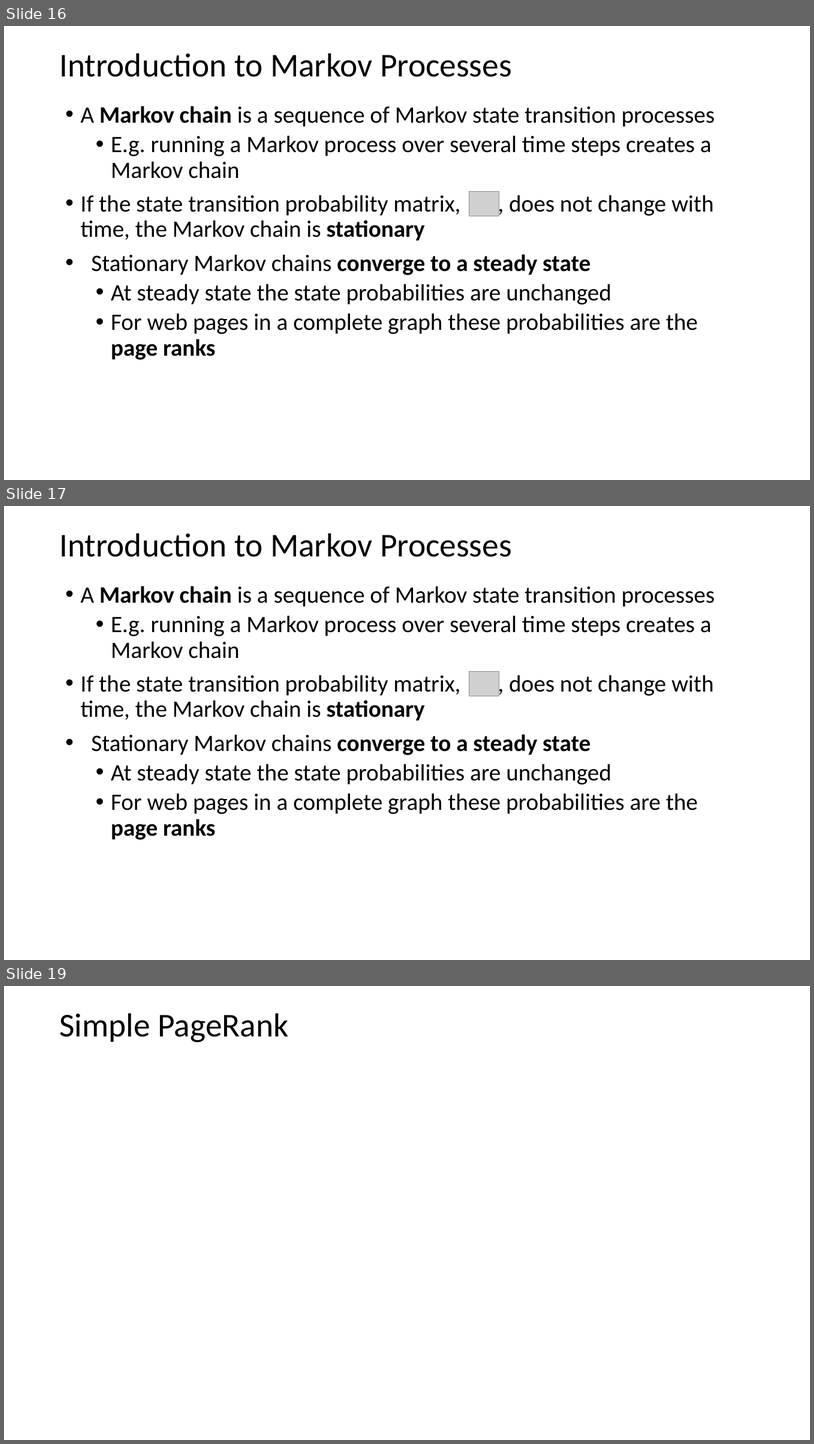
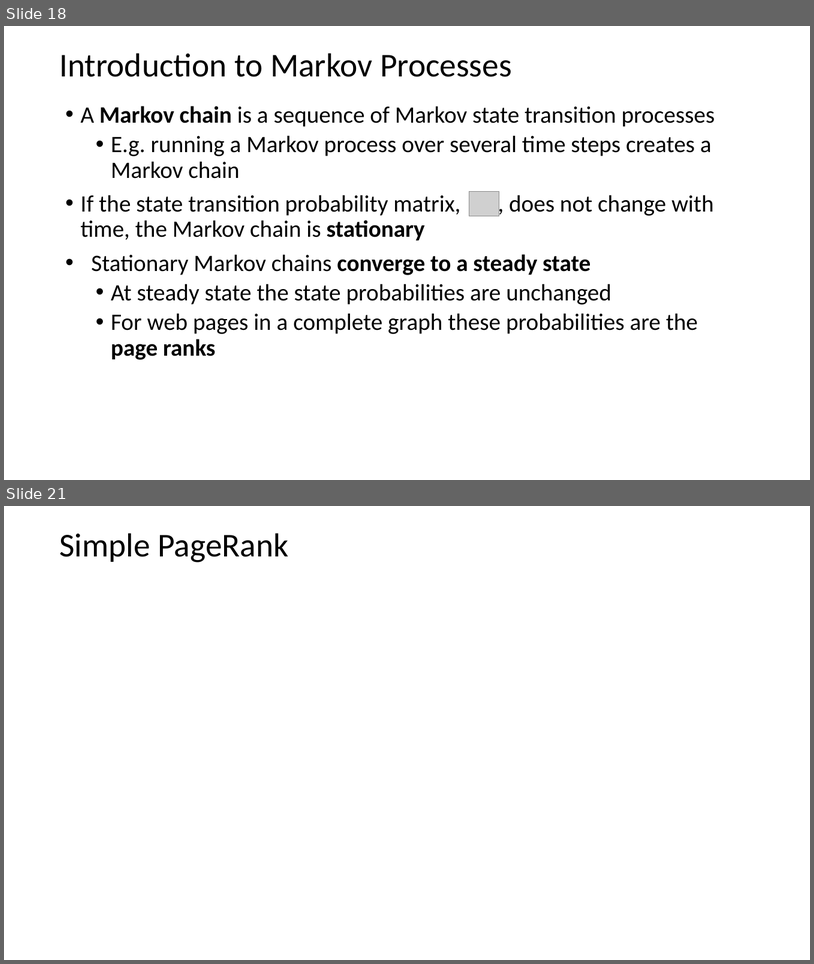
Before and after one commit to StephenElston/CSCI-E-108, a slide deck: slides/5_WebSearching.pptx. Shown one above the other, each under a label of ours: slides 16, 17 and 19 before the commit, slides 18 and 21 after it; the slides between them are not shown. The pictures are 814x1444 and 814x964 pixels, drawn with LibreOffice and Linux fonts; fonts in the diff are those of the drawing; grey boxes stand for pictures. Boxes give left, top, right and bottom in pixels: in the first picture for what was removed or moved away, otherwise in the second. Text is boxed around its words. In the diff, an @@ line names an element or a change of style, - is before the commit and + after.

```diff
--- a/slides/5_WebSearching.pptx
+++ b/slides/5_WebSearching.pptx
@@ slide 17 removed at (4,506,810,960), background #FFFFFF @@
@@ title removed at (59,533,512,557) @@
-Introduction to Markov Processes
@@ text removed at (81,586,716,840) @@
-• A Markov chain is a sequence of Markov state transition processes
-  • E.g. running a Markov process over several time steps creates a Markov chain
-• If the state transition probability matrix, , does not change with time, the Markov chain is stationary
-• Stationary Markov chains converge to a steady state
-  • At steady state the state probabilities are unchanged
-  • For web pages in a complete graph these probabilities are the page ranks
@@ picture removed at (469,671,500,696) @@
@@ what was slide 16 is now slide 18 @@
@@ what was slide 19 is now slide 21 @@
```
Also in this commit, not shown: 2 slides changed, 8 slides added.
